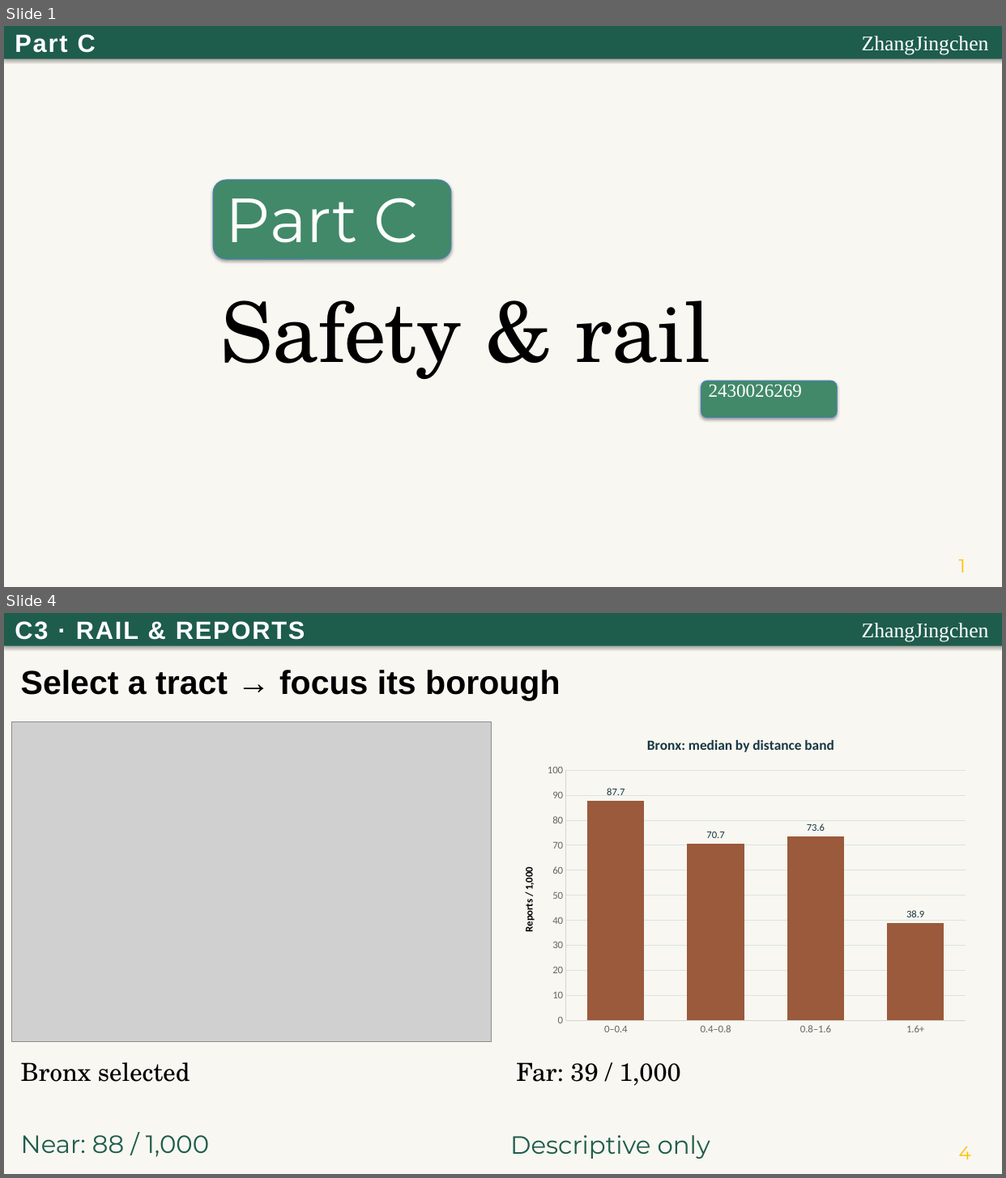
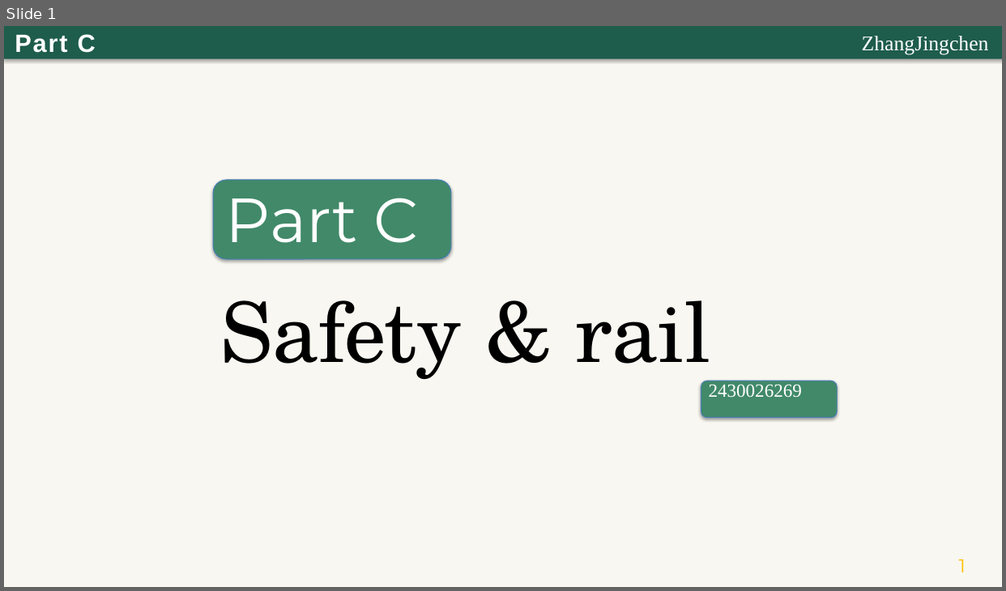
Before and after one commit to Rinnnnk/DS4073-26Fall-GroupProject, a slide deck: module_C/Part_C_Presentation.pptx. Shown one above the other, each under a label of ours: slides 1 and 4 before the commit, slide 1 after it; the slides between them are not shown. The pictures are 1006x1178 and 1006x591 pixels, drawn with LibreOffice and Linux fonts; fonts in the diff are those of the drawing; grey boxes stand for pictures. Boxes give left, top, right and bottom in pixels: in the first picture for what was removed or moved away, otherwise in the second. Text is boxed around its words. In the diff, an @@ line names an element or a change of style, - is before the commit and + after.

Commit message:
Show all eight C dashboard charts in presentation

```diff
--- a/module_C/Part_C_Presentation.pptx
+++ b/module_C/Part_C_Presentation.pptx
@@ slide 4 removed at (4, 613, 1002, 1174), background #FFFFFF @@
@@ rectangle removed at (4, 613, 1002, 1174) @@
@@ rectangle removed at (4, 613, 1002, 646) @@
@@ text removed at (15, 621, 305, 640) @@
-C3 · RAIL & REPORTS
@@ text removed at (862, 623, 989, 642) @@
-ZhangJingchen
@@ text removed at (21, 670, 560, 701) @@
-Select a tract → focus its borough
@@ picture removed at (11, 722, 492, 1042) @@
@@ column chart removed at (507, 722, 975, 1042) @@
-title "Bronx: median by distance band "
-categories: 0–0.4, 0.4–0.8, 0.8–1.6, 1.6+
-Series 1: 87.7, 70.7, 73.6, 38.9
@@ text removed at (21, 1063, 190, 1082) @@
-Bronx selected
@@ text removed at (516, 1063, 680, 1086) @@
-Far: 39 / 1,000
@@ text removed at (21, 1135, 209, 1157) @@
-Near: 88 / 1,000
@@ text removed at (510, 1135, 710, 1159) @@
-Descriptive only
@@ text removed at (959, 1147, 971, 1160) @@
-4
```
Also in this commit, not shown: 5 slides added, 2 other slides removed, 3 other files.
